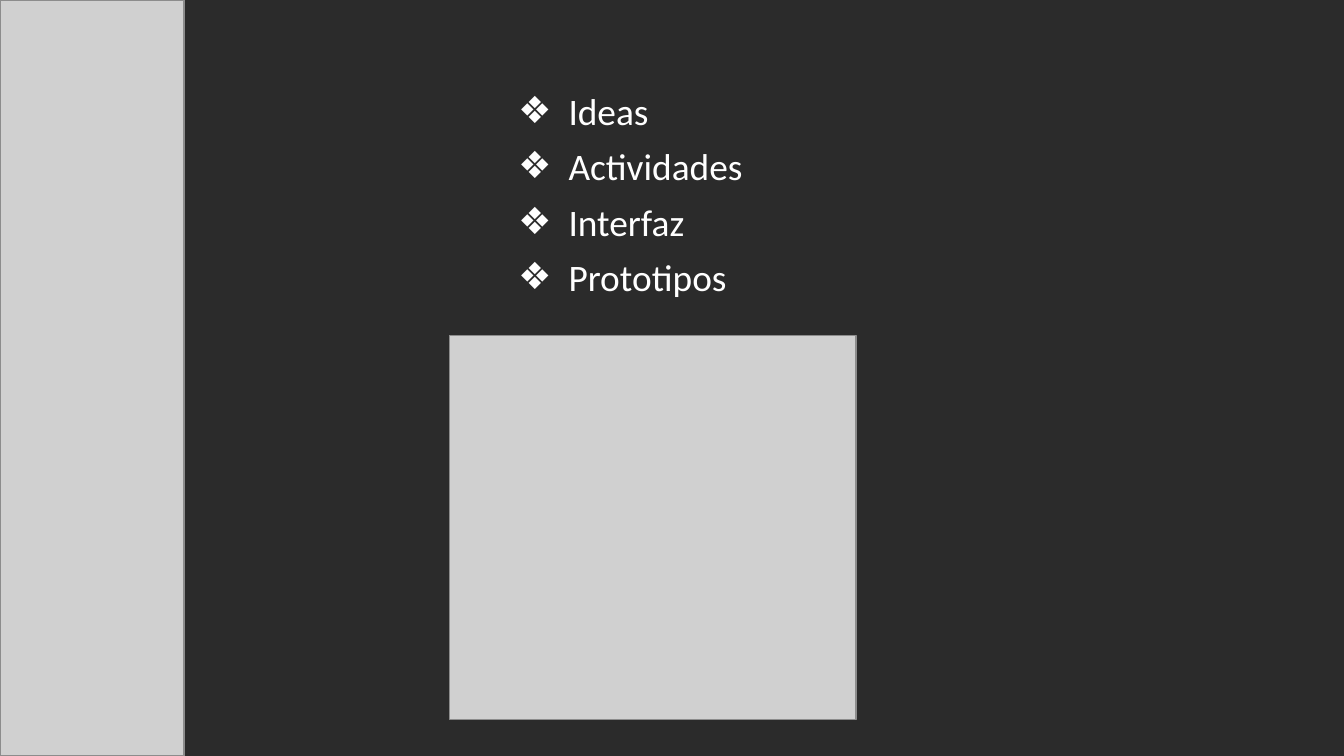
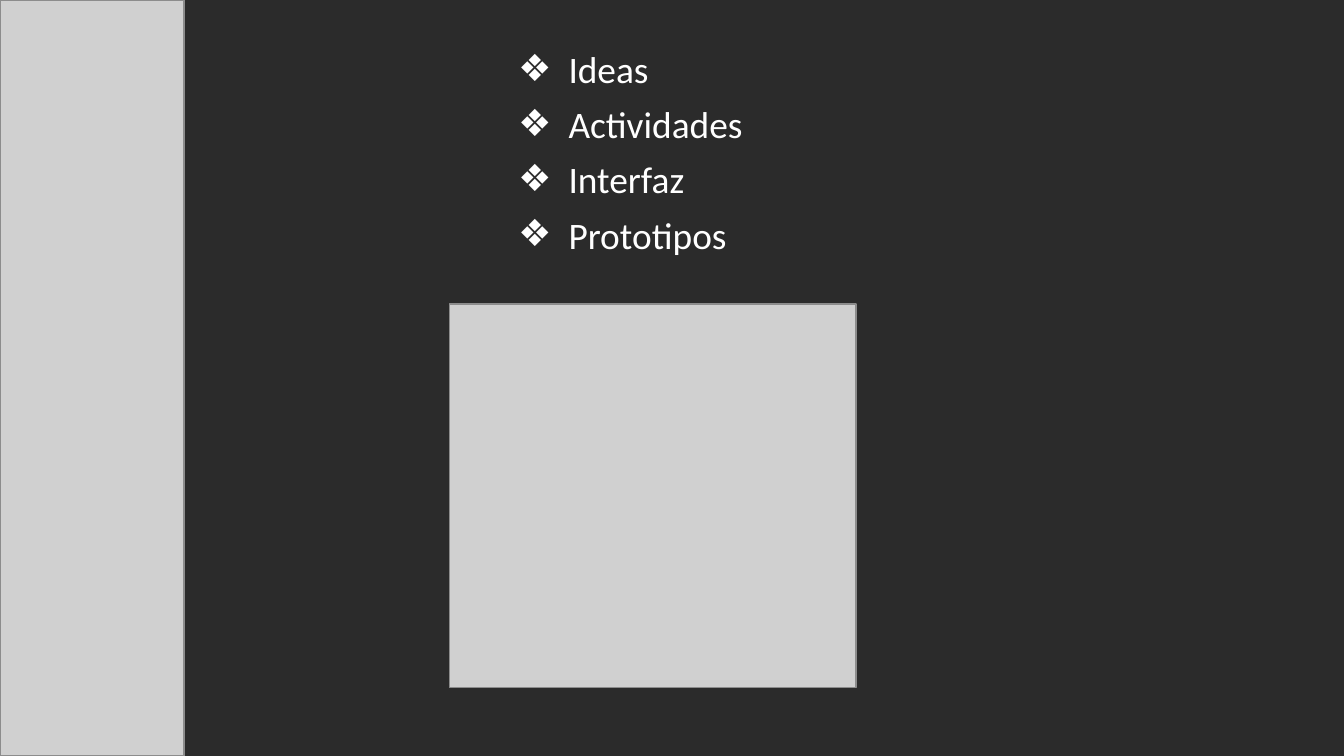
Before and after one commit to Jandycon/PROYECTOAPP, a slide deck: slide 7 of DidaktikApp.pptx. Drawn at 1344x756 pixels with LibreOffice and Linux fonts; fonts in the diff are those of the drawing; grey boxes stand for pictures; background and template pictures are left out; a plain dark background stands for a picture behind light text. Boxes give left, top, right and bottom in pixels: in the first picture for what was removed or moved away, otherwise in the second. Text is boxed around its words. In the diff, an @@ line names an element or a change of style, - is before the commit and + after.

```diff
--- a/DidaktikApp.pptx
+++ b/DidaktikApp.pptx
@@ text "Ideas": place and size @@
-text "Ideas" at [569, 99, 743, 297]
+text "Ideas" at [569, 57, 743, 255]
@@ picture: place and size @@
-picture at [450, 336, 856, 720]
+picture at [450, 304, 856, 688]
```
Also in this commit, not shown: 15 other slides changed.
